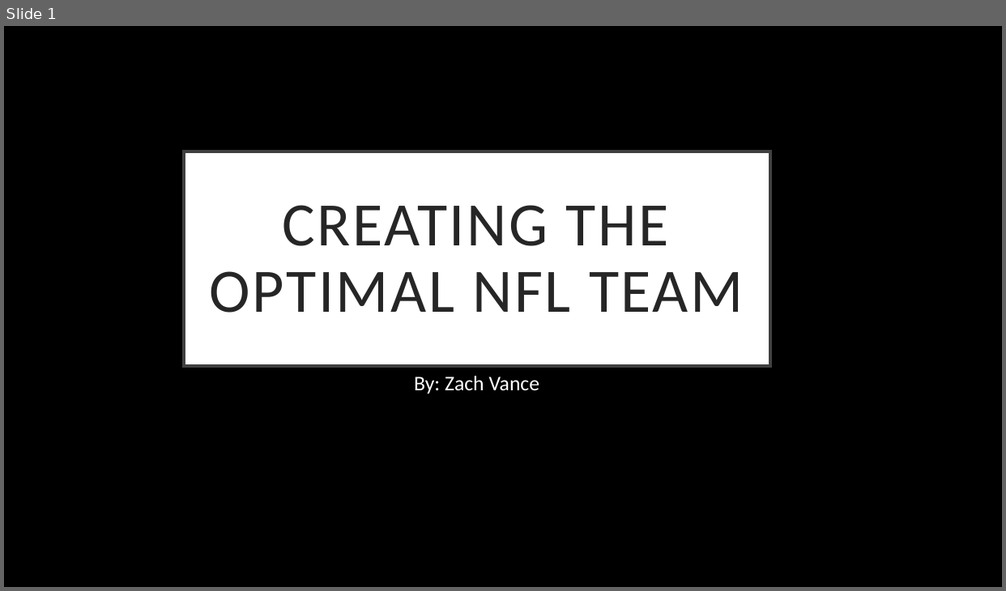
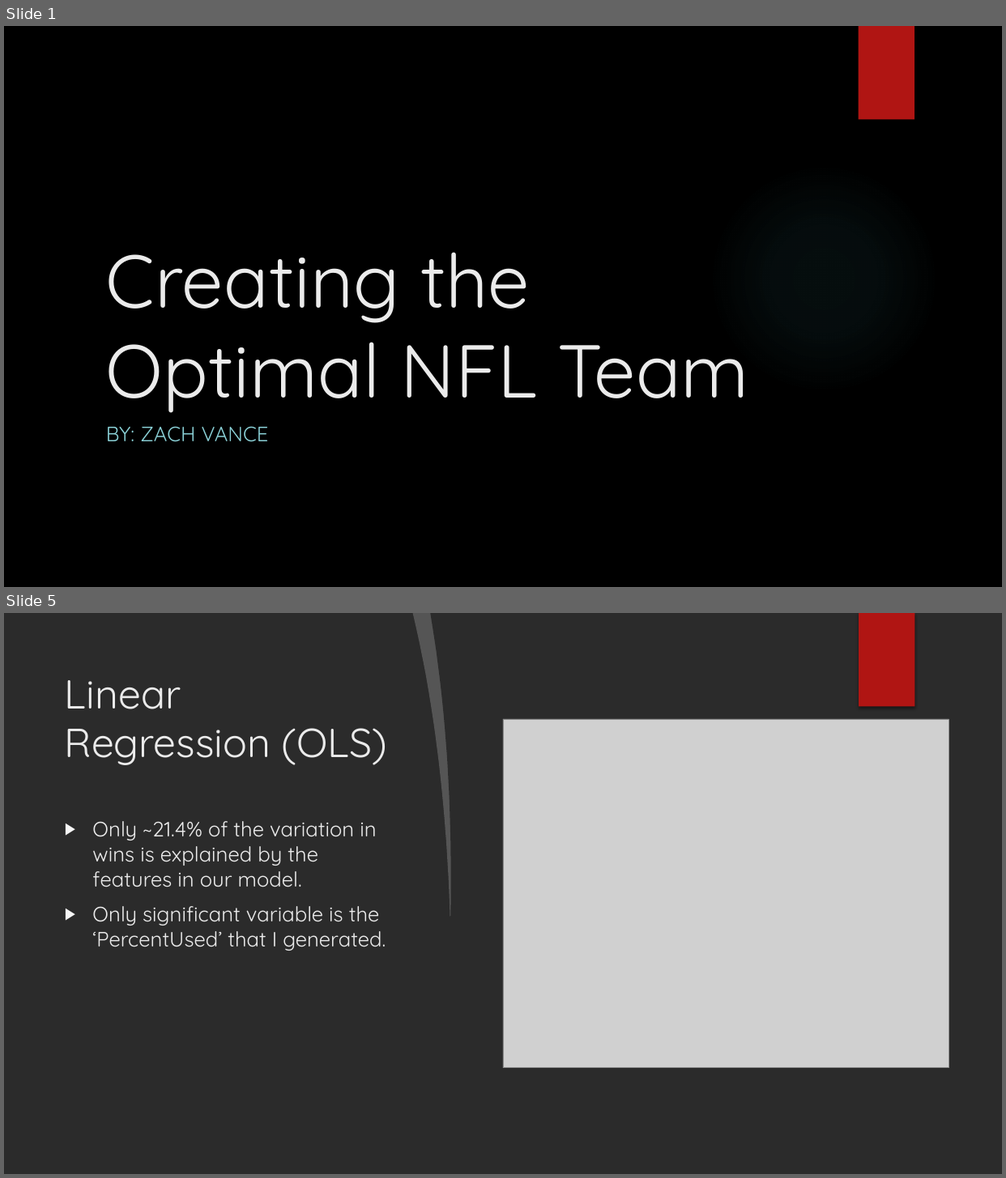
Before and after one commit to zvance1/win-now, a slide deck: presentation/projectPresentaion.pptx. Shown one above the other, each under a label of ours: slide 1 before the commit, slides 1 and 5 after it; the slides between them are not shown. The pictures are 1006x591 and 1006x1178 pixels, drawn with LibreOffice and Linux fonts; fonts in the diff are those of the drawing; grey boxes stand for pictures; background and template pictures are left out; a plain dark background stands for a picture behind light text. Boxes give left, top, right and bottom in pixels: in the first picture for what was removed or moved away, otherwise in the second. Text is boxed around its words. In the diff, an @@ line names an element or a change of style, - is before the commit and + after.

```diff
--- a/presentation/projectPresentaion.pptx
+++ b/presentation/projectPresentaion.pptx
@@ slide 5 added at <box>4,613,1002,1174</box>, background picture (left out) @@
@@ freeform shape added at <box>413,613,458,917</box>, fill #FFFFFF at 20% opacity @@
@@ freeform shape added at <box>430,613,1002,1174</box>, fill #FFFFFF @@
@@ rectangle added at <box>859,613,914,707</box>, fill #B01513 @@
@@ rectangle added at <box>859,613,915,707</box>, fill #B01513 @@
@@ title added at <box>65,680,388,765</box>, 39 pt, text #EBEBEB @@
+Linear Regression (OLS)
@@ picture added at <box>503,719,949,1068</box> @@
@@ text added at <box>92,821,386,951</box>, 20 pt, text #EBEBEB @@
+▶ Only ~21.4% of the variation in wins is explained by the features in our model.
+▶ Only significant variable is the ‘PercentUsed’ that I generated.
@@ slide 1 changed as well @@
@@ rectangle added at <box>859,26,914,120</box>, fill #B01513 @@
@@ title "Creating the Optimal NFL Team": place and size @@
-title "Creating the Optimal NFL Team" at <box>184,152,770,367</box>
+title "Creating the Optimal NFL Team" at <box>106,252,749,413</box>
@@ title "Creating the Optimal NFL Team" at <box>106,252,749,413</box>: vertical alignment middle to bottom; fill #FFFFFF to none; outline #404040 3 pt to none @@
@@ ellipse added at <box>709,163,939,394</box>, fill gradient #50B9C1 @@
@@ title at <box>106,252,749,413</box>: text changed; size 59.4 to 72 pt; font Calibri to Quicksand; text colour #262626 to #EBEBEB @@
-CREATING THE OPTIMAL NFL TEAM
+Creating the Optimal NFL Team
@@ subtitle at <box>106,426,269,442</box>: text changed; font Calibri to Quicksand; text colour #FFFFFF to #8AD0D6 @@
-By: Zach Vance
+BY: ZACH VANCE
```
Also in this commit, not shown: 8 other slides added, 1 slide removed, 2 other files.
